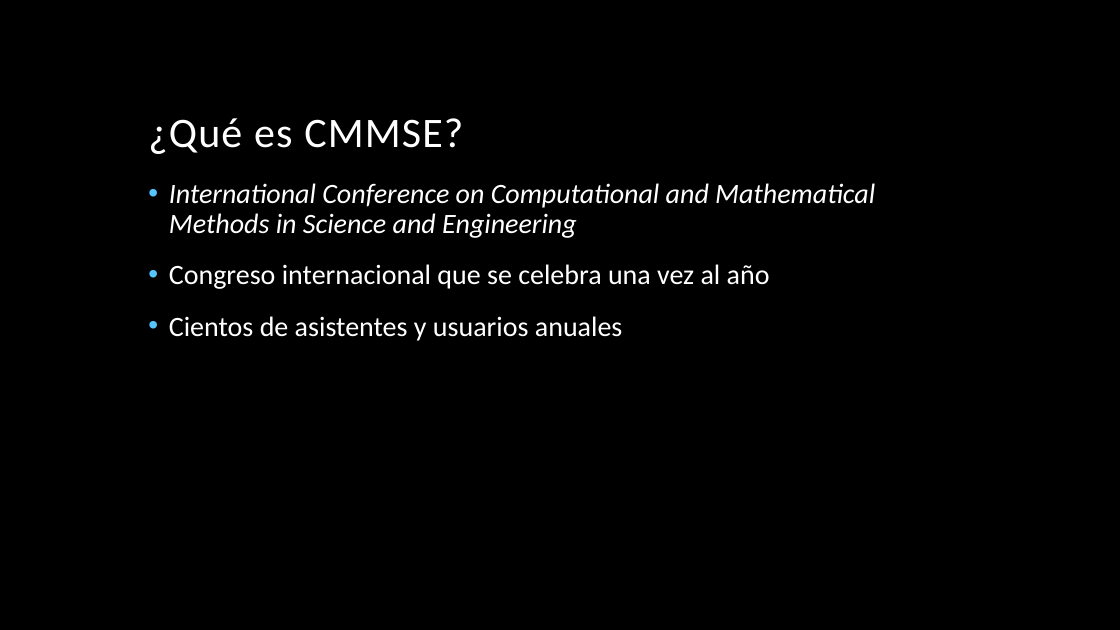
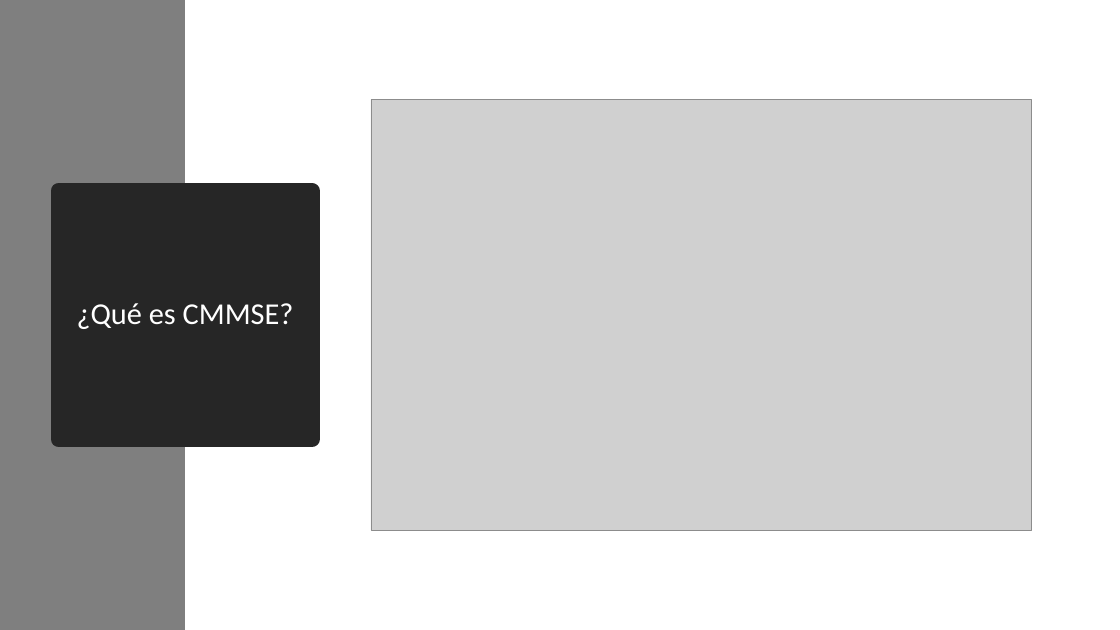
Before and after one commit to guillermotti/webcmmse, a slide deck: slide 2 of webcmmse-app/TFG_PRESENTATION_GUILLERMO_VIGIL.pptx. Drawn at 1120x630 pixels with LibreOffice and Linux fonts; fonts in the diff are those of the drawing; grey boxes stand for pictures; background and template pictures are left out. Boxes give left, top, right and bottom in pixels: in the first picture for what was removed or moved away, otherwise in the second. Text is boxed around its words. In the diff, an @@ line names an element or a change of style, - is before the commit and + after.

```diff
--- a/webcmmse-app/TFG_PRESENTATION_GUILLERMO_VIGIL.pptx
+++ b/webcmmse-app/TFG_PRESENTATION_GUILLERMO_VIGIL.pptx
@@ background picture (left out) to #FFFFFF @@
@@ rectangle added at box(0, 0, 185, 630), fill #7F7F7F @@
@@ picture added at box(371, 99, 1032, 530) @@
@@ title "¿Qué es CMMSE?": place and size @@
-title "¿Qué es CMMSE?" at box(148, 118, 463, 154)
+title "¿Qué es CMMSE?" at box(59, 191, 312, 439)
@@ title "¿Qué es CMMSE?" at box(59, 191, 312, 439): size 36 to 26 pt, letter spacing 1 to 0 pt; alignment left to centre; vertical alignment bottom to middle; fill none to #262626; outline none to #262626 13.75 pt @@
@@ text removed at box(169, 183, 875, 341) @@
-• International Conference on Computational and Mathematical Methods in Science and Engineering
-• Congreso internacional que se celebra una vez al año
-• Cientos de asistentes y usuarios anuales
```
Also in this commit, not shown: 2 other slides changed, 13 slides added, 9 slides removed, 1 other file.
